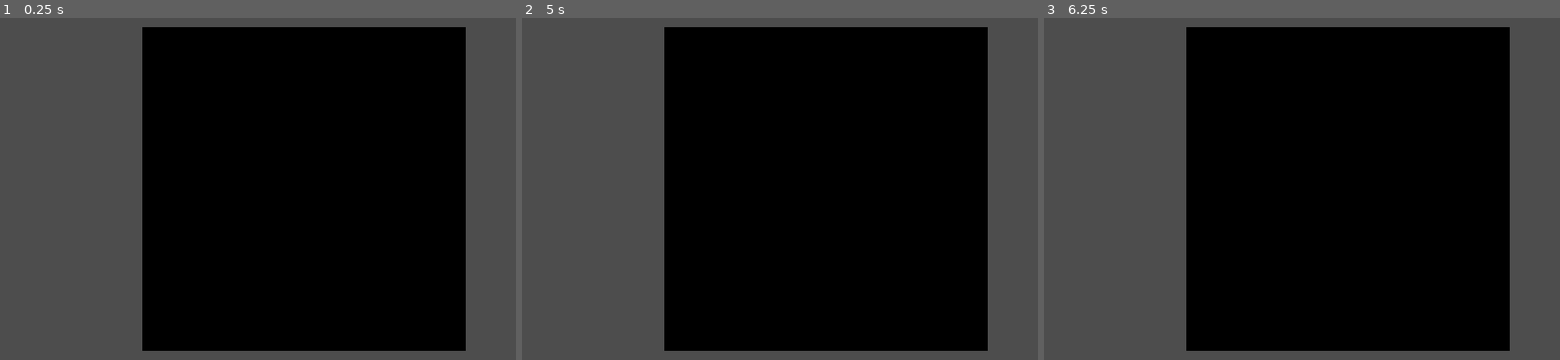
Above: before the commit, frames 1-3 (left to right).
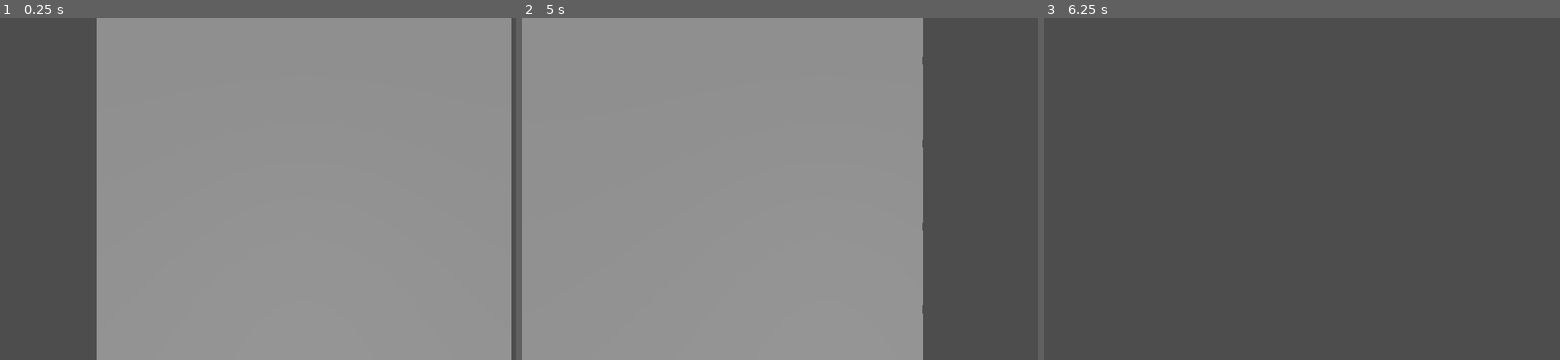
Above: after the commit, the same moments.

Repository: Janfra/Mini-TD
Game: Godot game, scene res://Assets/Levels/test_level_one.tscn
Two runs of this game, one before a commit and one after it. Both use one fixed random seed, a clock stepped at 60 frames per second and the inputs below.
Inputs (mouse positions are in pixels of both pictures, inside the frame that each line leads up to):
- Up to frame 1 (0.25 s): no input
- Up to frame 2 (5 s): tap Enter at 0.5, 2, 3.5 s; move the mouse to (960, 171) at 0.52 s; hold D (move_right, bound only after the commit) 0.53-1.28 s; click (960, 171) at 0.6 s; tap Space at 1.25, 2.75, 4.25 s; move the mouse to (702, 206) at 1.27 s; hold S (move_down, bound only after the commit) 1.28-2.03 s; click (702, 206) at 1.35 s; move the mouse to (888, 113) at 2.02 s; hold D (move_right, bound only after the commit) 2.03-2.78 s; click (888, 113) at 2.1 s; move the mouse to (795, 257) at 2.77 s; hold W (move_up, bound only after the commit) 2.78-3.53 s; click (795, 257) at 2.85 s; move the mouse to (1007, 240) at 3.52 s; hold A (move_left, bound only after the commit) from 3.53 s (still down); click (1007, 240) at 3.6 s; move the mouse to (645, 137) at 4.27 s; click (645, 137) at 4.35 s
- Up to frame 3 (6.25 s): move the mouse to (1379, 189) at 5.02 s; release A (move_left, bound only after the commit) at 5.03 s; hold S (move_down, bound only after the commit) 5.03-5.78 s; click (1379, 189) at 5.1 s; move the mouse to (1255, 103) at 5.77 s; hold D (move_right, bound only after the commit) from 5.78 s (still down); click (1255, 103) at 5.85 s

The runs differ from the first frame. In frame 1, 80% of the frame differs, in the area x 18-100%, y 0-100%; in frame 2, 90%, in the area x 0-91%, y 0-100%; in frame 3, 59%.

Commit message:
Camera Movement & Placement WIP

Diff:
--- a/Assets/Levels/test_level_one.tscn
+++ b/Assets/Levels/test_level_one.tscn
@@ -1,16 +1,97 @@
-[gd_scene load_steps=2 format=3 uid="uid://ctw8lc2avc3am"]
+[gd_scene load_steps=4 format=3 uid="uid://ctw8lc2avc3am"]
 
 [ext_resource type="PackedScene" uid="uid://b4nms1n8k14fx" path="res://Assets/Scenes/grid_generator.tscn" id="1_tvmqg"]
+[ext_resource type="PackedScene" uid="uid://bijixboocftwl" path="res://Assets/Scenes/holder_component.tscn" id="2_16th4"]
+[ext_resource type="Script" path="res://Scripts/CameraController.gd" id="3_rpv73"]
 
 [node name="Test Level One" type="Node3D"]
-
-[node name="Camera3D" type="Camera3D" parent="."]
-transform = Transform3D(1, 0, 0, 0, -4.37114e-08, 1, 0, -1, -4.37114e-08, 0, 10.605, 0)
-current = true
 
 [node name="Grid Generator" parent="." instance=ExtResource("1_tvmqg")]
 transform = Transform3D(1, 0, 0, 0, 0.999999, -0.00165806, 0, 0.00165806, 0.999999, 0, 0, 0)
 grid_width = 5
 grid_length = 5
 
+[node name="Base Block #0" parent="Grid Generator" instance=ExtResource("2_16th4")]
+transform = Transform3D(1, 0, 0, 0, 1, 1.16415e-10, 0, -1.16415e-10, 1, -6.00002, -0.00994839, -6.00001)
+
+[node name="Base Block #1" parent="Grid Generator" instance=ExtResource("2_16th4")]
+transform = Transform3D(1, 0, 0, 0, 1, 1.16415e-10, 0, -1.16415e-10, 1, -6.00002, -0.00497419, -3)
+
+[node name="Base Block #2" parent="Grid Generator" instance=ExtResource("2_16th4")]
+transform = Transform3D(1, 0, 0, 0, 1, 1.16415e-10, 0, -1.16415e-10, 1, -6.00002, 0, 0)
+
+[node name="Base Block #3" parent="Grid Generator" instance=ExtResource("2_16th4")]
+transform = Transform3D(1, 0, 0, 0, 1, 1.16415e-10, 0, -1.16415e-10, 1, -6.00002, 0.00497419, 3.00001)
+
+[node name="Base Block #4" parent="Grid Generator" instance=ExtResource("2_16th4")]
+transform = Transform3D(1, 0, 0, 0, 1, 1.16415e-10, 0, -1.16415e-10, 1, -6.00002, 0.00994839, 6.00001)
+
+[node name="Base Block #5" parent="Grid Generator" instance=ExtResource("2_16th4")]
+transform = Transform3D(1, 0, 0, 0, 1, 1.16415e-10, 0, -1.16415e-10, 1, -3.00001, -0.00994839, -6.00001)
+
+[node name="Base Block #6" parent="Grid Generator" instance=ExtResource("2_16th4")]
+transform = Transform3D(1, 0, 0, 0, 1, 1.16415e-10, 0, -1.16415e-10, 1, -3.00001, -0.00497419, -3)
+
+[node name="Base Block #7" parent="Grid Generator" instance=ExtResource("2_16th4")]
+transform = Transform3D(1, 0, 0, 0, 1, 1.16415e-10, 0, -1.16415e-10, 1, -3.00001, 0, 0)
+
+[node name="Base Block #8" parent="Grid Generator" instance=ExtResource("2_16th4")]
+transform = Transform3D(1, 0, 0, 0, 1, 1.16415e-10, 0, -1.16415e-10, 1, -3.00001, 0.00497419, 3.00001)
+
+[node name="Base Block #9" parent="Grid Generator" instance=ExtResource("2_16th4")]
+transform = Transform3D(1, 0, 0, 0, 1, 1.16415e-10, 0, -1.16415e-10, 1, -3.00001, 0.00994839, 6.00001)
+
+[node name="Base Block #10" parent="Grid Generator" instance=ExtResource("2_16th4")]
+transform = Transform3D(1, 0, 0, 0, 1, 1.16415e-10, 0, -1.16415e-10, 1, 0, -0.00994839, -6.00001)
+
+[node name="Base Block #11" parent="Grid Generator" instance=ExtResource("2_16th4")]
+transform = Transform3D(1, 0, 0, 0, 1, 1.16415e-10, 0, -1.16415e-10, 1, 0, -0.00497419, -3)
+
+[node name="Base Block #12" parent="Grid Generator" instance=ExtResource("2_16th4")]
+transform = Transform3D(1, 0, 0, 0, 1, 1.16415e-10, 0, -1.16415e-10, 1, 0, 0, 0)
+
+[node name="Base Block #13" parent="Grid Generator" instance=ExtResource("2_16th4")]
+transform = Transform3D(1, 0, 0, 0, 1, 1.16415e-10, 0, -1.16415e-10, 1, 0, 0.00497419, 3.00001)
+
+[node name="Base Block #14" parent="Grid Generator" instance=ExtResource("2_16th4")]
+transform = Transform3D(1, 0, 0, 0, 1, 1.16415e-10, 0, -1.16415e-10, 1, 0, 0.00994839, 6.00001)
+
+[node name="Base Block #15" parent="Grid Generator" instance=ExtResource("2_16th4")]
+transform = Transform3D(1, 0, 0, 0, 1, 1.16415e-10, 0, -1.16415e-10, 1, 3.00001, -0.00994839, -6.00001)
+
+[node name="Base Block #16" parent="Grid Generator" instance=ExtResource("2_16th4")]
+transform = Transform3D(1, 0, 0, 0, 1, 1.16415e-10, 0, -1.16415e-10, 1, 3.00001, -0.00497419, -3)
+
+[node name="Base Block #17" parent="Grid Generator" instance=ExtResource("2_16th4")]
+transform = Transform3D(1, 0, 0, 0, 1, 1.16415e-10, 0, -1.16415e-10, 1, 3.00001, 0, 0)
+
+[node name="Base Block #18" parent="Grid Generator" instance=ExtResource("2_16th4")]
+transform = Transform3D(1, 0, 0, 0, 1, 1.16415e-10, 0, -1.16415e-10, 1, 3.00001, 0.00497419, 3.00001)
+
+[node name="Base Block #19" parent="Grid Generator" instance=ExtResource("2_16th4")]
+transform = Transform3D(1, 0, 0, 0, 1, 1.16415e-10, 0, -1.16415e-10, 1, 3.00001, 0.00994839, 6.00001)
+
+[node name="Base Block #20" parent="Grid Generator" instance=ExtResource("2_16th4")]
+transform = Transform3D(1, 0, 0, 0, 1, 1.16415e-10, 0, -1.16415e-10, 1, 6.00002, -0.00994839, -6.00001)
+
+[node name="Base Block #21" parent="Grid Generator" instance=ExtResource("2_16th4")]
+transform = Transform3D(1, 0, 0, 0, 1, 1.16415e-10, 0, -1.16415e-10, 1, 6.00002, -0.00497419, -3)
+
+[node name="Base Block #22" parent="Grid Generator" instance=ExtResource("2_16th4")]
+transform = Transform3D(1, 0, 0, 0, 1, 1.16415e-10, 0, -1.16415e-10, 1, 6.00002, 0, 0)
+
+[node name="Base Block #23" parent="Grid Generator" instance=ExtResource("2_16th4")]
+transform = Transform3D(1, 0, 0, 0, 1, 1.16415e-10, 0, -1.16415e-10, 1, 6.00002, 0.00497419, 3.00001)
+
+[node name="Base Block #24" parent="Grid Generator" instance=ExtResource("2_16th4")]
+transform = Transform3D(1, 0, 0, 0, 1, 1.16415e-10, 0, -1.16415e-10, 1, 6.00002, 0.00994839, 6.00001)
+
+[node name="DirectionalLight3D" type="DirectionalLight3D" parent="."]
+transform = Transform3D(1, 0, 0, 0, 0.375691, 0.926745, 0, -0.926745, 0.375691, 0, 14.991, 3.30632)
+
+[node name="CameraController" type="Camera3D" parent="."]
+transform = Transform3D(1, 0, 0, 0, -4.37114e-08, 1, 0, -1, -4.37114e-08, 0, 8.361, 0)
+script = ExtResource("3_rpv73")
+_max_speed = 2.0
+
 [editable path="Grid Generator"]
--- /dev/null
+++ b/Assets/Scenes/camera_controller.tscn
@@ -0,0 +1,19 @@
+[gd_scene load_steps=2 format=3 uid="uid://si8sgvx8k6rb"]
+
+[ext_resource type="Script" path="res://Scripts/CameraController.gd" id="1_siyni"]
+
+[node name="Camera3D" type="Camera3D"]
+current = true
+script = ExtResource("1_siyni")
+
+[node name="Left_limit" type="Marker3D" parent="."]
+unique_name_in_owner = true
+
+[node name="Right_limit" type="Marker3D" parent="."]
+unique_name_in_owner = true
+
+[node name="Up_limit" type="Marker3D" parent="."]
+unique_name_in_owner = true
+
+[node name="Down_limit" type="Marker3D" parent="."]
+unique_name_in_owner = true
--- a/Assets/Scenes/holder_component.tscn
+++ b/Assets/Scenes/holder_component.tscn
@@ -1,10 +1,10 @@
 [gd_scene load_steps=3 format=3 uid="uid://bijixboocftwl"]
 
-[ext_resource type="Script" path="res://Scripts/HolderComponent.gd" id="1_t67lh"]
+[ext_resource type="Script" path="res://Scripts/Components/HolderComponent.gd" id="1_fmloy"]
 [ext_resource type="ArrayMesh" uid="uid://cjrx8rws5271n" path="res://Assets/Kenney Nature Pack/Plate_Grass_01.obj" id="3_irkfy"]
 
 [node name="HolderComponent" type="Node3D" node_paths=PackedStringArray("_mesh")]
-script = ExtResource("1_t67lh")
+script = ExtResource("1_fmloy")
 _mesh = NodePath("MeshInstance3D")
 
 [node name="MeshInstance3D" type="MeshInstance3D" parent="."]
--- a/Assets/Scenes/tower_to_be.tscn
+++ b/Assets/Scenes/tower_to_be.tscn
@@ -1,3 +1,9 @@
-[gd_scene format=3 uid="uid://b7ghrwyk4rfix"]
+[gd_scene load_steps=2 format=3 uid="uid://b7ghrwyk4rfix"]
+
+[ext_resource type="ArrayMesh" uid="uid://lo13j7n4dhyg" path="res://Assets/Kenney Nature Pack/Rock_1_01.obj" id="1_gf6xv"]
 
 [node name="TowerToBe" type="Node3D"]
+
+[node name="MeshInstance3D" type="MeshInstance3D" parent="."]
+transform = Transform3D(1, 0, 0, 0, 1, 0, 0, 0, 1, -0.6, 0, 0.5)
+mesh = ExtResource("1_gf6xv")
--- a/Resources/test_data.tres
+++ b/Resources/test_data.tres
@@ -1,7 +1,7 @@
 [gd_resource type="Resource" script_class="PlaceableData" load_steps=3 format=3 uid="uid://b8fvl4oqt6r02"]
 
 [ext_resource type="PackedScene" uid="uid://b7ghrwyk4rfix" path="res://Assets/Scenes/tower_to_be.tscn" id="1_4yjru"]
-[ext_resource type="Script" path="res://Scripts/PlaceableData.gd" id="1_qd3s6"]
+[ext_resource type="Script" path="res://Scripts/Resources/PlaceableData.gd" id="1_qd3s6"]
 
 [resource]
 script = ExtResource("1_qd3s6")
--- /dev/null
+++ b/Scripts/CameraController.gd
@@ -0,0 +1,51 @@
+class_name CameraController
+extends Camera3D
+
+## Handles camera movement
+
+@export_category("Movement Configuration")
+@export var _acceleration_rate: float = 1.0
+@export var _max_speed: float = 5.0
+@export var movement_limits: Vector4
+
+var _velocity:Vector3 = Vector3.ZERO
+var _velocity_last_frame:Vector3 = Vector3.ZERO
+
+@onready var left_limit = %Left_limit
+@onready var right_limit = %Right_limit
+@onready var up_limit = %Up_limit
+@onready var down_limit = %Down_limit
+
+# Called when the node enters the scene tree for the first time.
+func _ready():
+	PlayerInputs.moved.connect(_perform_camera_movement.bind())
+	PlayerInputs.stopped_moving.connect(stop_movement.bind())
+
+
+
+# Called every frame. 'delta' is the elapsed time since the previous frame.
+func _process(delta):
+	global_position += _velocity
+
+
+func stop_movement() -> void:
+	_velocity = Vector3.ZERO
+
+
+func _perform_camera_movement(move_input : Vector2) -> void:
+	var normalized_input:Vector2 = move_input.normalized()
+	var movement: Vector3 = Vector3.ZERO
+	movement.x = normalized_input.x
+	movement.z = normalized_input.y
+
+	var acceleration = movement * _acceleration_rate
+	_velocity += acceleration
+	if _velocity.length_squared() > _max_speed * _max_speed:
+		_velocity = _velocity_last_frame
+		return
+
+	_velocity_last_frame = _velocity
+
+
+func _check_camera_constraints() -> void:
+	pass
--- a/Scripts/HolderComponent.gd
+++ b/Scripts/Components/HolderComponent.gd
@@ -4,17 +4,16 @@
 
 ## Enables the placing of objects on component owner
 
-@export var _placeable: PlaceableData
+@export var _placeable: PlaceableData: set = set_placeable
 @export var _mesh: MeshInstance3D
 @export var _y_offset:float
 var created_scene: Node
 
 func set_placeable(placeable_data : PlaceableData):
+	_placeable = placeable_data
 	if not placeable_data:
-		printerr("Trying to set invalid placeable")
 		return
 
-	_placeable = placeable_data
 	_generate_placeable(_placeable.placeable_scene)
 
 
--- a/Scripts/GridGenerator.gd
+++ b/Scripts/GridGenerator.gd
@@ -20,10 +20,6 @@
 
 
 var generated_cells: Dictionary
-
-func _enter_tree():
-	generate_grid(false)
-
 
 func _get_configuration_warnings() -> PackedStringArray:
 	var warning: PackedStringArray
--- /dev/null
+++ b/Scripts/Singleton/InputHandler.gd
@@ -0,0 +1,43 @@
+class_name InputHandler
+extends Node
+
+## Input designed to assume there will only be one player for simplicity
+
+signal moved(MoveInput : Vector2)
+signal stopped_moving
+signal clicked
+
+var _was_moving:bool = false
+var _ui_focused:bool = false
+
+func _unhandled_input(event):
+	_handle_movement_inputs()
+
+
+func set_ui_focused(is_focused : bool) -> void:
+	_ui_focused = is_focused
+	# Clear inputs?
+
+
+func _handle_movement_inputs() -> void:
+	if _ui_focused:
+		return
+
+	var verticalMovement = Input.get_axis("move_up", "move_down")
+	var horizontalMovement = Input.get_axis("move_left", "move_right")
+	var movementInput = Vector2(horizontalMovement, verticalMovement)
+	if movementInput.length_squared() > 0:
+		moved.emit(movementInput)
+		_was_moving = true
+
+	elif _was_moving:
+		stopped_moving.emit()
+		_was_moving = false
+
+
+
+func _handle_clicking() -> void:
+	if not Input.is_action_just_pressed("select"):
+		return
+
+	clicked.emit()
--- a/project.godot
+++ b/project.godot
@@ -15,6 +15,10 @@
 config/features=PackedStringArray("4.2", "Forward Plus")
 config/icon="res://icon.svg"
 
+[autoload]
+
+PlayerInputs="*res://Scripts/Singleton/InputHandler.gd"
+
 [display]
 
 window/stretch/aspect="expand"
@@ -27,6 +31,38 @@
 "res://Scripts/": "teal"
 }
 
+[input]
+
+move_left={
+"deadzone": 0.5,
+"events": [Object(InputEventKey,"resource_local_to_scene":false,"resource_name":"","device":-1,"window_id":0,"alt_pressed":false,"shift_pressed":false,"ctrl_pressed":false,"meta_pressed":false,"pressed":false,"keycode":65,"physical_keycode":65,"key_label":65,"unicode":97,"echo":false,"script":null)
+, Object(InputEventKey,"resource_local_to_scene":false,"resource_name":"","device":-1,"window_id":0,"alt_pressed":false,"shift_pressed":false,"ctrl_pressed":false,"meta_pressed":false,"pressed":false,"keycode":0,"physical_keycode":4194319,"key_label":0,"unicode":0,"echo":false,"script":null)
+]
+}
+move_up={
+"deadzone": 0.5,
+"events": [Object(InputEventKey,"resource_local_to_scene":false,"resource_name":"","device":-1,"window_id":0,"alt_pressed":false,"shift_pressed":false,"ctrl_pressed":false,"meta_pressed":false,"pressed":false,"keycode":0,"physical_keycode":87,"key_label":0,"unicode":119,"echo":false,"script":null)
+, Object(InputEventKey,"resource_local_to_scene":false,"resource_name":"","device":-1,"window_id":0,"alt_pressed":false,"shift_pressed":false,"ctrl_pressed":false,"meta_pressed":false,"pressed":false,"keycode":0,"physical_keycode":4194320,"key_label":0,"unicode":0,"echo":false,"script":null)
+]
+}
+select={
+"deadzone": 0.5,
+"events": [Object(InputEventMouseButton,"resource_local_to_scene":false,"resource_name":"","device":-1,"window_id":0,"alt_pressed":false,"shift_pressed":false,"ctrl_pressed":false,"meta_pressed":false,"button_mask":1,"position":Vector2(239, 20),"global_position":Vector2(243, 61),"factor":1.0,"button_index":1,"canceled":false,"pressed":true,"double_click":false,"script":null)
+]
+}
+move_right={
+"deadzone": 0.5,
+"events": [Object(InputEventKey,"resource_local_to_scene":false,"resource_name":"","device":-1,"window_id":0,"alt_pressed":false,"shift_pressed":false,"ctrl_pressed":false,"meta_pressed":false,"pressed":false,"keycode":0,"physical_keycode":68,"key_label":0,"unicode":100,"echo":false,"script":null)
+, Object(InputEventKey,"resource_local_to_scene":false,"resource_name":"","device":-1,"window_id":0,"alt_pressed":false,"shift_pressed":false,"ctrl_pressed":false,"meta_pressed":false,"pressed":false,"keycode":0,"physical_keycode":4194321,"key_label":0,"unicode":0,"echo":false,"script":null)
+]
+}
+move_down={
+"deadzone": 0.5,
+"events": [Object(InputEventKey,"resource_local_to_scene":false,"resource_name":"","device":-1,"window_id":0,"alt_pressed":false,"shift_pressed":false,"ctrl_pressed":false,"meta_pressed":false,"pressed":false,"keycode":0,"physical_keycode":83,"key_label":0,"unicode":115,"echo":false,"script":null)
+, Object(InputEventKey,"resource_local_to_scene":false,"resource_name":"","device":-1,"window_id":0,"alt_pressed":false,"shift_pressed":false,"ctrl_pressed":false,"meta_pressed":false,"pressed":false,"keycode":0,"physical_keycode":4194322,"key_label":0,"unicode":0,"echo":false,"script":null)
+]
+}
+
 [navigation]
 
 2d/stretch/aspect="keep"
Renamed: Scripts/PlaceableData.gd -> Scripts/Resources/PlaceableData.gd
Renamed: Scripts/GenerationUtils.gd -> Scripts/Utils/GenerationUtils.gd
